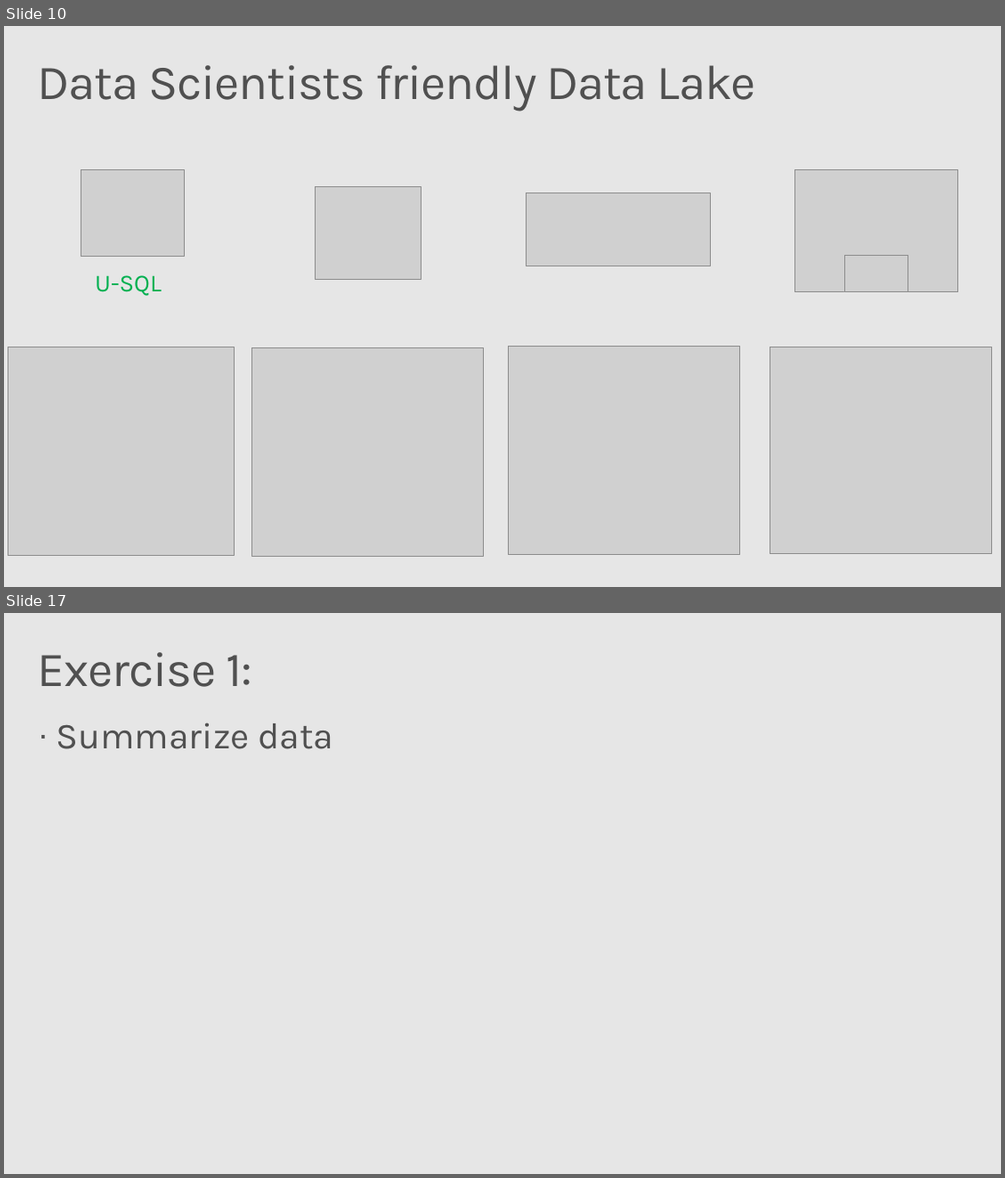
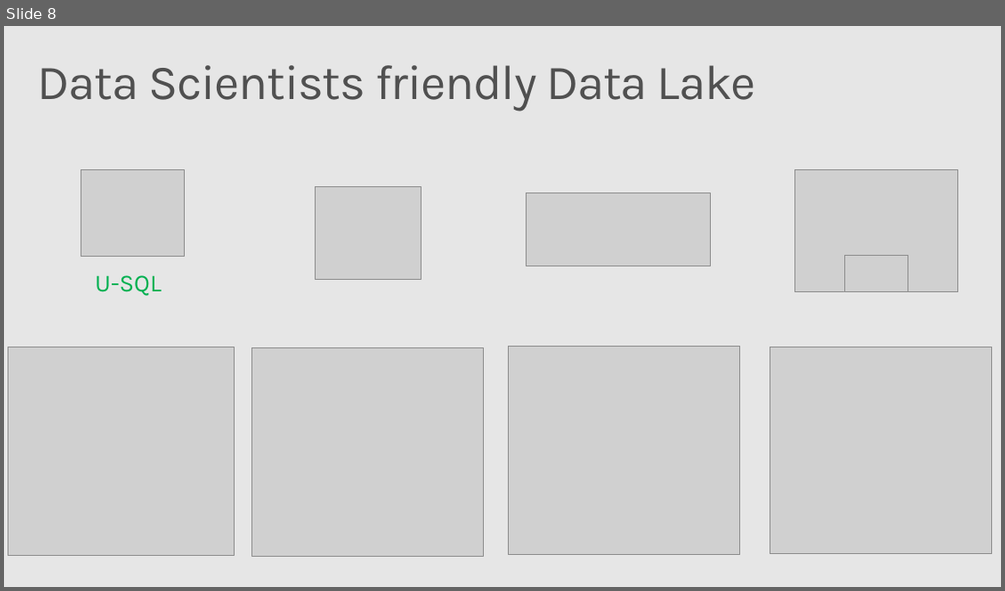
Before and after one commit to wguo123/mlads2017s, a slide deck: MLADS_2017S_159_v7.pptx. Shown one above the other, each under a label of ours: slides 10 and 17 before the commit, slide 8 after it; the slides between them are not shown. The pictures are 1005x1178 and 1005x591 pixels, drawn with LibreOffice and Linux fonts; fonts in the diff are those of the drawing; grey boxes stand for pictures; background and template pictures are left out. Boxes give left, top, right and bottom in pixels: in the first picture for what was removed or moved away, otherwise in the second. Text is boxed around its words. In the diff, an @@ line names an element or a change of style, - is before the commit and + after.

```diff
--- a/MLADS_2017S_159_v7.pptx
+++ b/MLADS_2017S_159_v7.pptx
@@ slide 17 removed at (4, 613, 1001, 1174), background #E6E6E6 @@
@@ title removed at (38, 652, 252, 687) @@
-Exercise 1:
@@ text removed at (56, 722, 333, 749) @@
-· Summarize data
@@ what was slide 10 is now slide 8 @@
```
Also in this commit, not shown: 4 slides changed, 13 other slides removed, 4 other files.
